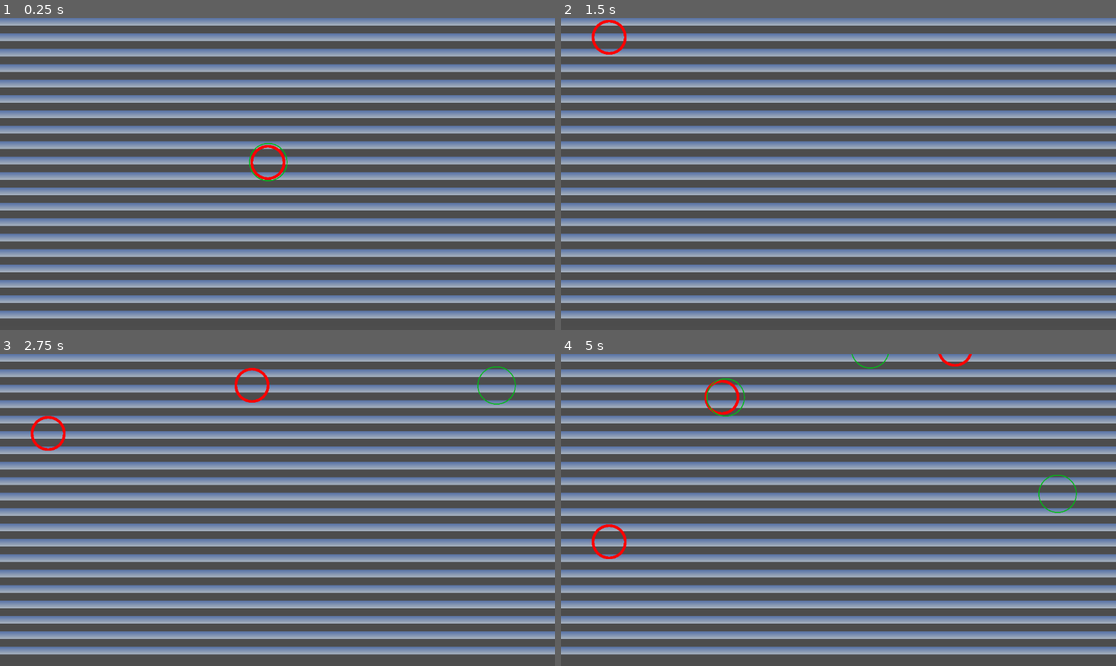
Above: before the commit, frames 1-4 (two rows, left to right).
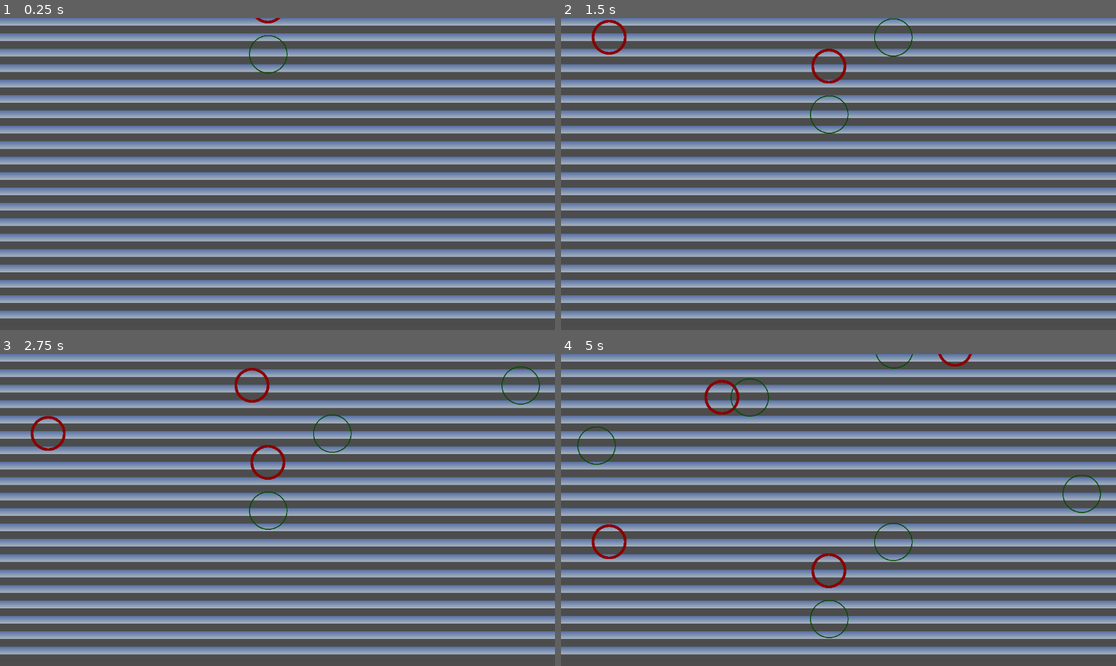
Above: after the commit, the same moments.

Repository: michae-lzhou/Senior-Capstone-Project
Game: Godot game, scene res://main.tscn
Same seed, same stepped clock (60 frames per second), same inputs: the game is played once before the commit and once after it. A sky picture missing from this copy of the repository is replaced by a grey-blue gradient.
Inputs (mouse positions are in pixels of both pictures, inside the frame that each line leads up to):
- Up to frame 1 (0.25 s): no input
- Up to frame 2 (1.5 s): move the mouse to (827, 174) at 0.52 s; click (827, 174) at 0.67 s; move the mouse to (871, 24) at 1.27 s; click (871, 24) at 1.42 s
- Up to frame 3 (2.75 s): move the mouse to (333, 441) at 2.02 s; click (333, 441) at 2.17 s
- Up to frame 4 (5 s): move the mouse to (810, 385) at 2.77 s; click (810, 385) at 2.92 s; move the mouse to (1115, 372) at 3.52 s; click (1115, 372) at 3.67 s; move the mouse to (572, 410) at 4.27 s; click (572, 410) at 4.42 s

The runs differ from the first frame. In frame 1, 0.4% of the frame differs, in the area x 44-52%, y 0-53%; in frame 2, 0.5%; in frame 3, 0.9%; in frame 4, 1.3%, in the area x 2-98%, y 0-92%.

Commit message:
proof of concept + circle death animation!
just added code to make the circles fade out, or "die". any position adjustments were to get circles to stop overlapping.

Diff:
--- a/godot/test/main.tscn
+++ b/godot/test/main.tscn
@@ -1,11 +1,15 @@
-[gd_scene load_steps=6 format=3 uid="uid://cw1g5rldv1n1q"]
+[gd_scene load_steps=8 format=3 uid="uid://cw1g5rldv1n1q"]
 
 [ext_resource type="Texture2D" uid="uid://co3e6vr73o2x4" path="res://assets/sky-sunset.jpg" id="1_0qn8r"]
 [ext_resource type="Script" path="res://spawner.gd" id="1_dodrj"]
 [ext_resource type="PackedScene" uid="uid://cueb1l6sixcs5" path="res://scenes/bad_circle.tscn" id="2_s10ul"]
 [ext_resource type="PackedScene" uid="uid://3j1r4canrull" path="res://scenes/good_circle.tscn" id="4_yijg4"]
 
+[sub_resource type="CircleShape2D" id="CircleShape2D_f1rx6"]
+
 [sub_resource type="GDScript" id="GDScript_ja7xc"]
+
+[sub_resource type="CircleShape2D" id="CircleShape2D_pbcn7"]
 
 [node name="Node2D" type="Node2D"]
 script = ExtResource("1_dodrj")
@@ -21,9 +25,20 @@
 [node name="BadCircle" parent="." instance=ExtResource("2_s10ul")]
 position = Vector2(556, 275)
 
+[node name="Sprite2D2" type="Sprite2D" parent="BadCircle"]
+
+[node name="CollisionShape2D2" type="CollisionShape2D" parent="BadCircle"]
+shape = SubResource("CircleShape2D_f1rx6")
+one_way_collision_margin = 2.0
+
 [node name="Timer" type="Timer" parent="."]
 autostart = true
 script = SubResource("GDScript_ja7xc")
 
 [node name="GoodCircle" parent="." instance=ExtResource("4_yijg4")]
 position = Vector2(557, 274)
+
+[node name="Sprite2D2" type="Sprite2D" parent="GoodCircle"]
+
+[node name="CollisionShape2D2" type="CollisionShape2D" parent="GoodCircle"]
+shape = SubResource("CircleShape2D_pbcn7")
--- a/godot/test/scenes/bad_circle.gd
+++ b/godot/test/scenes/bad_circle.gd
@@ -1,19 +1,31 @@
 extends Area2D
 
 var speed: float = 100
+var is_dying = false
 
 func _process(delta):
-	position.y += speed * delta
-	if position.y > get_viewport_rect().size.y:
-		print("Bad Circle missed")
-		queue_free()  # Delete the circle when it falls off-screen
+	if is_dying:
+		# Shrink and fade
+		scale *= 0.95  # Shrink by 5% each frame
+		modulate.a *= 0.95  # Fade by 5% each frame
+		if modulate.a < 0.1:  # Once nearly invisible
+			queue_free()
+	else:
+		# Normal falling behavior
+		position.y += speed * delta
+		if position.y > get_viewport_rect().size.y:
+			print("Bad Circle missed")
+			queue_free()  # Delete the circle when it falls off-screen
 
 func _ready():
+	$Sprite2D.modulate = Color.DARK_RED # Set color
+	$CollisionShape2D.scale = Vector2(1, 1) # Set collision area
+	position.y = -50
 	input_pickable = true
 	# If CollisionShape2D is a child of this node in the circle scene
 	connect("input_event", Callable(self, "_on_input_event"))
 
-func _on_input_event(viewport, event, shape_idx):
+func _on_input_event(_viewport, event, _shape_idx):
 	if event is InputEventMouseButton and event.pressed:# and event.button_index == MouseButton.MOUSE_BUTTON_LEFT:
+		is_dying = true
 		print("Bad Circle popped")  # Debug message
-		queue_free()  # Remove the circle from the scene
--- a/godot/test/scenes/good_circle.gd
+++ b/godot/test/scenes/good_circle.gd
@@ -1,19 +1,31 @@
 extends Area2D
 
 var speed: float = 100
+var is_dying = false
 
 func _process(delta):
-	position.y += speed * delta
-	if position.y > get_viewport_rect().size.y:
-		print("Good Circle missed")
-		queue_free()  # Delete the circle when it falls off-screen
+	if is_dying:
+		# Shrink and fade
+		scale *= 0.95  # Shrink by 5% each frame
+		modulate.a *= 0.95  # Fade by 5% each frame
+		if modulate.a < 0.1:  # Once nearly invisible
+			queue_free()
+	else:
+		# Normal falling behavior
+		position.y += speed * delta
+		if position.y > get_viewport_rect().size.y:
+			print("Good Circle missed")
+			queue_free()  # Delete the circle when it falls off-screen
 
 func _ready():
+	$Sprite2D.modulate = Color.DARK_GREEN # Set color
+	$CollisionShape2D.scale = Vector2(1, 1) # Set collision area
+	position.y = 50
 	input_pickable = true
 	# If CollisionShape2D is a child of this node in the circle scene
 	connect("input_event", Callable(self, "_on_input_event"))
 
 func _on_input_event(viewport, event, shape_idx):
 	if event is InputEventMouseButton and event.pressed:# and event.button_index == MouseButton.MOUSE_BUTTON_LEFT:
+		is_dying = true; # Cue death animation
 		print("Good Circle popped")  # Debug message
-		queue_free()  # Remove the circle from the scene
--- a/godot/test/spawner.gd
+++ b/godot/test/spawner.gd
@@ -1,5 +1,6 @@
 extends Node2D
 
+# preload good and bad circle functionality from their scene files
 var circle_scene_1 = preload("res://scenes/bad_circle.tscn")
 var circle_scene_2 = preload("res://scenes/good_circle.tscn")
 
@@ -18,4 +19,4 @@
 	# Randomize the spawn position
 	var screen_width = get_viewport_rect().size.x
 	bad_circle.position = Vector2(randi() % int(screen_width), -10)  # Start slightly above the screen
-	good_circle.position = Vector2(randi() % int(screen_width), -10)  # Start slightly above the screen
+	good_circle.position = Vector2((randi() + 50) % int(screen_width), -10)  # Start slightly above the screen
